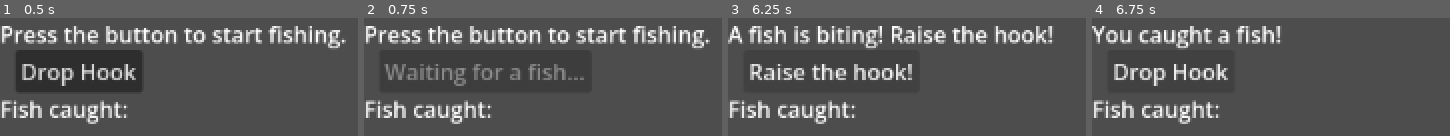
Above: before the commit, frames 1-4 (left to right).
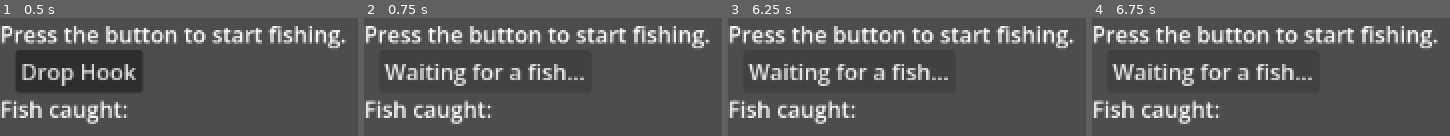
Above: after the commit, the same moments.

Repository: fehudma/godot_projects
Game: Godot game, scene res://Scenes/Main.tscn
Two runs of this game, one before a commit and one after it. Both use one fixed random seed, a clock stepped at 60 frames per second and the inputs below.
Inputs (mouse positions are in pixels of both pictures, inside the frame that each line leads up to):
- Up to frame 1 (0.5 s): no input
- Up to frame 2 (0.75 s): click "Drop Hook" at 0.5 s
- Up to frame 3 (6.25 s): click (849, 71) at 1.25 s, where only the run after the commit has a clickable "Waiting for a fish..."; click (849, 71) at 2 s, where only the run after the commit has a clickable "Waiting for a fish..."; click (849, 71) at 2.75 s, where only the run after the commit has a clickable "Waiting for a fish..."; tap Enter at 3.5, 5 s; tap Space at 4.25, 5.75 s
- Up to frame 4 (6.75 s): click "Raise the hook!" (after the commit: "Waiting for a fish...") at 6.5 s

Frame 1 is identical in both runs. In frame 2, 3.3% of the frame differs, in the area x 5-62%, y 38-58%; in frame 3, 14%, in the area x 0-97%, y 6-58%; in frame 4, 12%.

Commit message:
removed disabled button while waiting for a fish

Diff:
--- a/Scenes/main.gd
+++ b/Scenes/main.gd
@@ -33,7 +33,7 @@
 	print("Action button pressed")
 	fishing_state = FishingState.WAITING_FOR_BITE
 	action_button.text = "Waiting for a fish..."
-	action_button.disabled = true
+
 
 	var wait_time := randf_range(2.0, 6.0)
 	bite_timer.start(wait_time)
